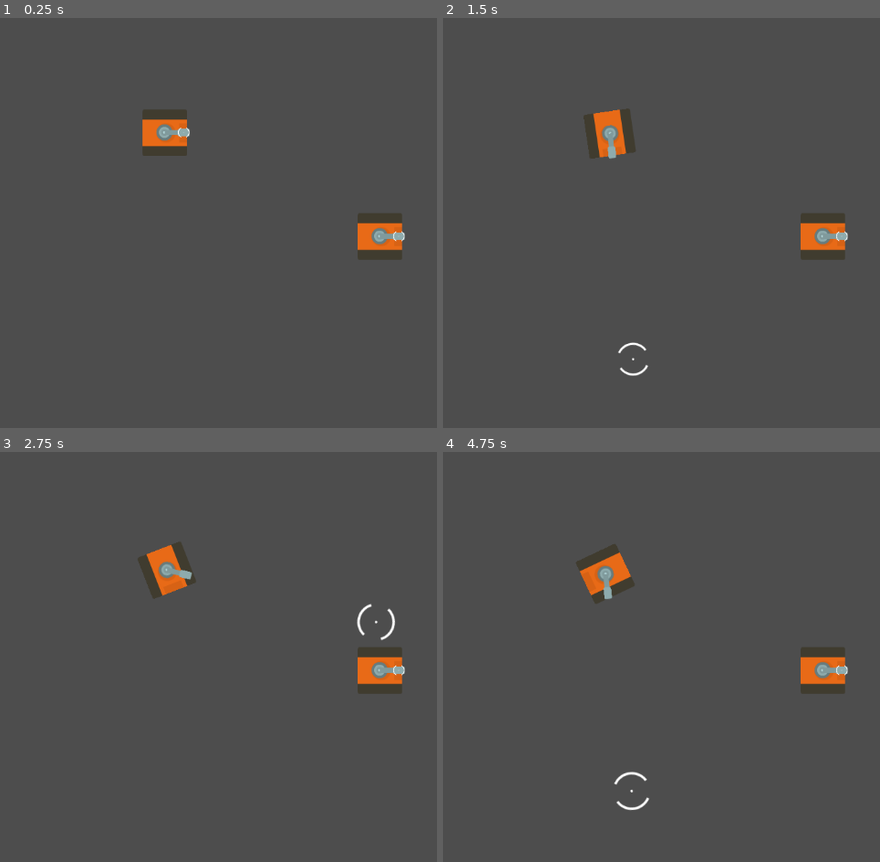
Above: before the commit, frames 1-4 (two rows, left to right).
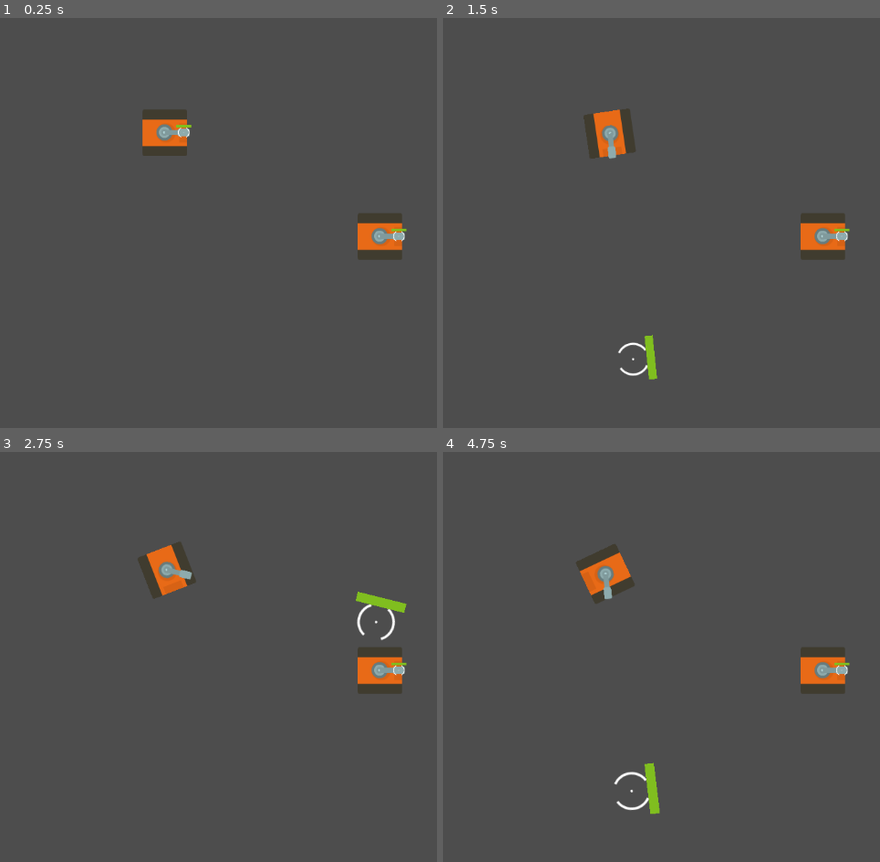
Above: after the commit, the same moments.

Repository: KakCmambnporpawwucmow/tanks_kidz
Game: Godot game, scene res://layers/test.tscn
Two runs of this game, one before a commit and one after it. Both use one fixed random seed, a clock stepped at 60 frames per second and the inputs below.
Inputs (mouse positions are in pixels of both pictures, inside the frame that each line leads up to):
- Up to frame 1 (0.25 s): no input
- Up to frame 2 (1.5 s): tap Enter at 0.5 s; move the mouse to (outside the picture) at 0.52 s; press the mouse at (outside the picture) at 0.53 s; hold D (rotate_right) from 0.53 s (still down); tap W (move_forward) at 0.77 s; move the mouse to (635, 243) at 1.27 s; release the mouse at (635, 243) at 1.28 s; tap E (ammo_ap) at 1.35 s
- Up to frame 3 (2.75 s): tap W (move_forward) at 1.52 s; click (192, 677) at 1.55 s; move the mouse to (410, 566) at 2.02 s; release D (rotate_right) at 2.03 s; hold A (rotate_left) from 2.03 s (still down); hold R (ammo_he) from 2.03 s (still down); click (410, 566) at 2.3 s
- Up to frame 4 (4.75 s): move the mouse to (744, 739) at 2.77 s; release A (rotate_left) at 2.78 s; release R (ammo_he) at 2.78 s; hold D (rotate_right) 2.78-4.28 s; tap F (ammo_heat) at 2.85 s; tap W (move_forward) at 3.02, 3.77, 4.52 s; click (744, 739) at 3.05 s; move the mouse to (outside the picture) at 3.52 s; hold C (ammo_missile) 3.53-4.28 s; click (outside the picture) at 3.8 s; move the mouse to (560, 595) at 4.27 s; hold A (rotate_left) from 4.28 s (still down); click (560, 595) at 4.35 s

The runs differ from the first frame. In frame 1, less than 0.1% of the frame differs, in the area x 40-94%, y 26-53%; in frame 2, 0.2%; in frame 3, 0.3%; in frame 4, 0.3%, in the area x 46-94%, y 51-89%.
Error in both runs: Invalid call. Nonexistent function 'get_remaining_ammo' in base 'Node (WeaponSystem)'. (res://entities/tanks/base/tank.gd:78)

Commit message:
ADD
Для пушки добавлен прогресс перезарядки снаряда в марке прицела.

Diff:
--- a/entities/tanks/base/turret.gd
+++ b/entities/tanks/base/turret.gd
@@ -14,6 +14,7 @@
 
 @onready var aim:Sprite2D = $CrosshairSprite
 @onready var mark:Marker2D = $Marker2D
+@onready var cd_ind:TextureProgressBar = $CrosshairSprite/CD_progress
 
 func _ready() -> void:
 	assert(mover != null, "Turret: BaseMoveComponent must be assigned")
@@ -43,6 +44,7 @@
 	# При стрельбе вупор рассеивание не играет роли, убираем его.
 	if distance_to_aim < distance_to_mark * 2:
 		spread_position = aim.global_position
+	cd_ind.value = 0
 	return mark.global_position.direction_to(spread_position).normalized()
 
 # Получить позицию выстрела (может быть немного случайной для реализма)
@@ -56,3 +58,11 @@
 	aim_position = position
 	mover.smooth_look_at(aim_position)
 	aim.update_position(aim_position)
+
+func CD_indicator(cooldown_time_ms:float):
+	if cd_ind.max_value == 0:
+		cd_ind.max_value = cooldown_time_ms
+	cd_ind.value = 0
+	var tween = create_tween()
+	tween.tween_property(cd_ind, "value", cooldown_time_ms, cooldown_time_ms / 1000)
+	tween.set_ease(Tween.EASE_IN_OUT)
--- a/entities/tanks/base/turret.tscn
+++ b/entities/tanks/base/turret.tscn
@@ -9,6 +9,8 @@
 [ext_resource type="Texture2D" uid="uid://m38evhpltulw" path="res://assets/graphics/effects/tank_explosion9.png" id="8_741i7"]
 [ext_resource type="AudioStream" uid="uid://d2gewkpow478" path="res://assets/sounds/tank_shot.ogg" id="9_xac3o"]
 [ext_resource type="Texture2D" uid="uid://bwpxgjfhuurq2" path="res://assets/graphics/effects/tank_explosion3.png" id="10_se7ov"]
+[ext_resource type="Texture2D" uid="uid://bfw4o1mytjyfv" path="res://assets/graphics/obstacles/sand.png" id="10_xac3o"]
+[ext_resource type="Texture2D" uid="uid://cg05i6uspyrj7" path="res://assets/graphics/obstacles/grass.png" id="11_se7ov"]
 
 [sub_resource type="Curve" id="Curve_g66pe"]
 _limits = [0.0, 3.0, 0.0, 1.0]
@@ -207,6 +209,21 @@
 texture = ExtResource("7_ieolg")
 script = ExtResource("6_txwkl")
 
+[node name="CD_progress" type="TextureProgressBar" parent="CrosshairSprite"]
+anchors_preset = -1
+anchor_left = 0.51600003
+anchor_top = 0.5
+anchor_right = 0.51600003
+anchor_bottom = 0.5
+offset_left = -73.024
+offset_top = -72.0
+offset_right = 6.975998
+offset_bottom = -57.0
+max_value = 0.0
+nine_patch_stretch = true
+texture_under = ExtResource("10_xac3o")
+texture_progress = ExtResource("11_se7ov")
+
 [node name="Marker2D" type="Marker2D" parent="."]
 position = Vector2(50, 0)
 
Not shown: 1 places in entities/tanks/base/turret.tscn that only renumber resources
